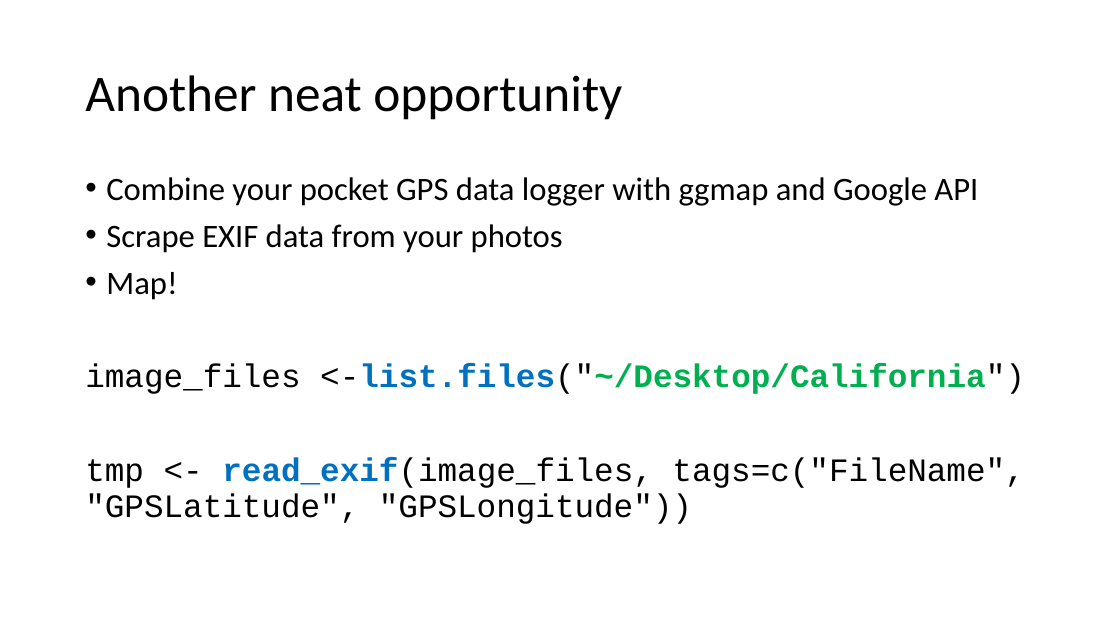
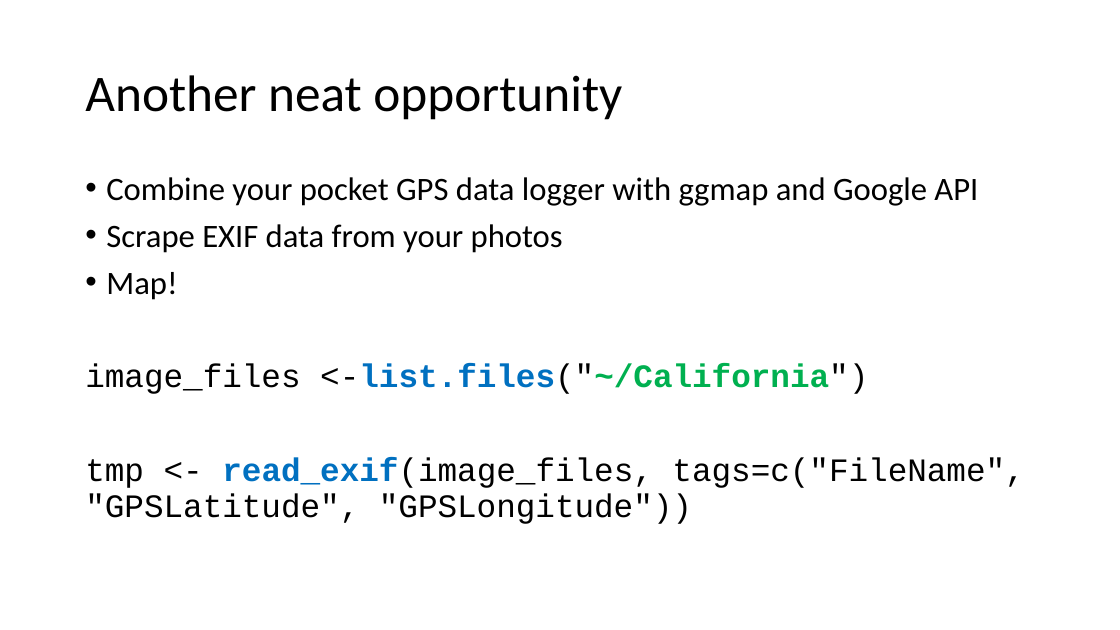
Before and after one commit to nrjjones/BuildingContextualData, a slide deck: slide 70 of presentation/Jones - Contextual Data Presentation.pptx. Drawn at 1120x630 pixels with LibreOffice and Linux fonts; fonts in the diff are those of the drawing. Boxes give left, top, right and bottom in pixels: in the first picture for what was removed or moved away, otherwise in the second. Text is boxed around its words. In the diff, an @@ line names an element or a change of style, - is before the commit and + after.

```diff
--- a/presentation/Jones - Contextual Data Presentation.pptx
+++ b/presentation/Jones - Contextual Data Presentation.pptx
@@ text at [85,364,868,394]: text changed; text colour #00B050 to #000000 @@
-image_files <-list.files("~/Desktop/California")
+image_files <-list.files("~/California")
```
Also in this commit, not shown: 8 other slides changed.
